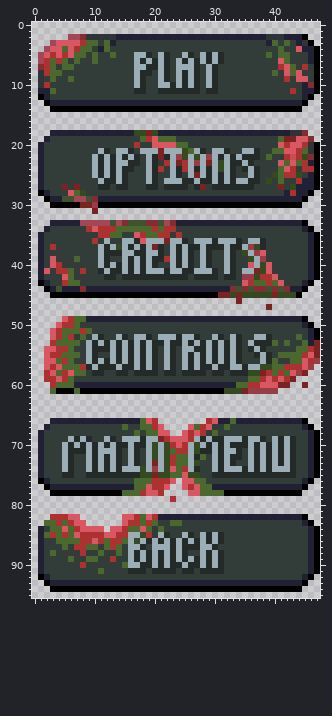
One commit to this sprite sheet: assets/menu_buttons.png. The picture above is the old version.
The file is 48x96 pixels.
The same view after the edit:
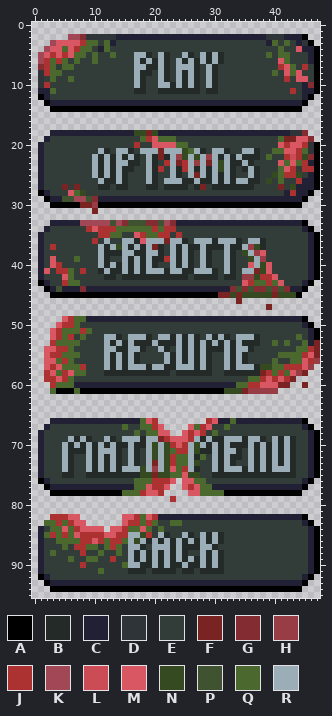
Palette (. is transparent): A #000000  B #232a28  C #222034  D #2e3438  E #323c39  F #792323  G #832d32  H #983d46  J #ac3232  K #a24755  L #cc4c55  M #d95763  N #354a21  P #3f5330  Q #4b692f  R #9badb7
From the commit log: sfx and resume button
The exact change:
{"y":52,"x":10,"old":"RBEERBE","new":"EERRBER"}
{"y":52,"x":23,"old":"RBR","new":"BRB"}
{"y":52,"x":29,"old":"ERBERBEERRB","new":"RBRBERRRBEE"}
{"y":53,"x":9,"old":"RBRBRBRBR","new":"EEERBRBRB"}
{"y":53,"x":19,"old":"RB","new":"BR"}
{"y":53,"x":22,"old":"R","new":"B"}
{"y":53,"x":24,"old":"BRBRBRBRBRBER","new":"RBRBRBRBRBRBB"}
{"y":53,"x":38,"old":"BB","new":"EE"}
{"y":54,"x":9,"old":"RBBB","new":"EEER"}
{"y":54,"x":15,"old":"RB","new":"BR"}
{"y":54,"x":19,"old":"RBERBER","new":"EERBERB"}
{"y":54,"x":28,"old":"BR","new":"RB"}
{"y":54,"x":31,"old":"RBRBE","new":"BRBRR"}
{"y":54,"x":37,"old":"RB","new":"EE"}
{"y":55,"x":9,"old":"RB","new":"EE"}
{"y":55,"x":12,"old":"ERBRBRBRB","new":"RBRBRBEEE"}
{"y":55,"x":24,"old":"ERBRBRBRBRBE","new":"RBRBRBEERBRB"}
{"y":55,"x":37,"old":"BRB","new":"EEE"}
{"y":56,"x":9,"old":"RBRBRBRBRBRB","new":"EEERBRBRBEEE"}
{"y":56,"x":24,"old":"ERBRBRBRBRBE","new":"RBRBRBEERBRB"}
{"y":56,"x":38,"old":"RB","new":"EE"}
{"y":57,"x":9,"old":"BRBB","new":"EEER"}
{"y":57,"x":16,"old":"B","new":"R"}
{"y":57,"x":18,"old":"BRBER","new":"RBRRB"}
{"y":57,"x":24,"old":"E","new":"R"}
{"y":57,"x":26,"old":"BRB","new":"RBR"}
{"y":57,"x":30,"old":"RBBR","new":"EERB"}
{"y":57,"x":35,"old":"B","new":"R"}
{"y":57,"x":37,"old":"R","new":"B"}
{"y":58,"x":10,"old":"BBEE","new":"EEBB"}
{"y":58,"x":16,"old":"E","new":"B"}
{"y":58,"x":21,"old":"E","new":"B"}
{"y":58,"x":23,"old":"BE","new":"EB"}
{"y":58,"x":29,"old":"EBBE","new":"BEEB"}
{"y":58,"x":36,"old":"NN","new":"BB"}
{"label":"changed","picture_box":[86,334,272,376]}
